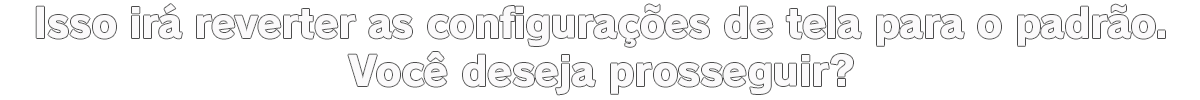
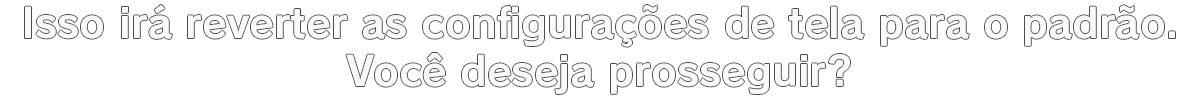
Two versions of the same layered image (1200 x 100). Layer-by-layer changes:
renamed "Do you want to proceed?" to "Isso irá reverter as configurações de tela para o padrão. Você V2", showed it, moved it out of group "Agrupar 1", painted on it over [25,4,1175,94]
renamed "Agrupar 1 copiar 3" to "PT Resize", hid the group it (2 layers) over [36,4,1165,95]
